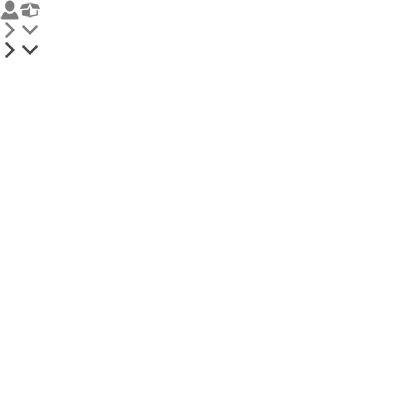
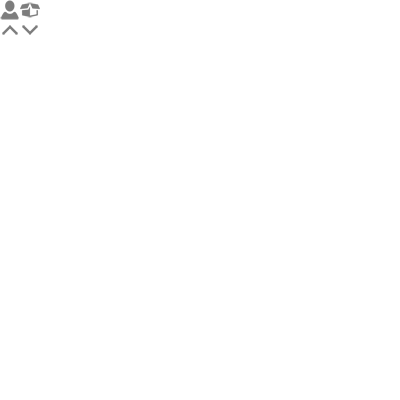
Comparing the layer stacks of the two 400 × 400 images. Changes:
painted on "arrow-right-hover" over (x1=5, y1=42, x2=15, y2=58)
painted on "arrow-right" over (x1=2, y1=22, x2=18, y2=38)
